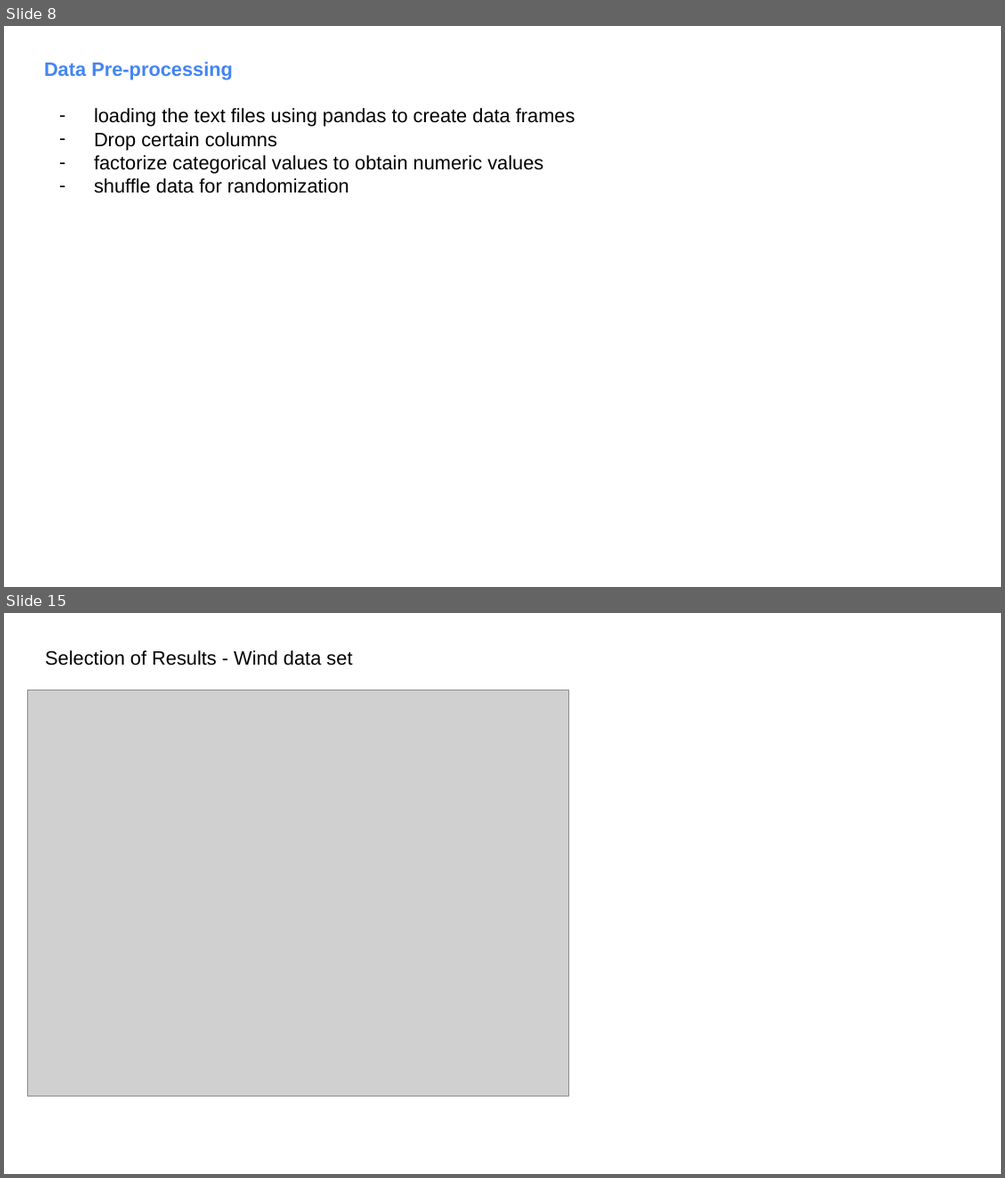
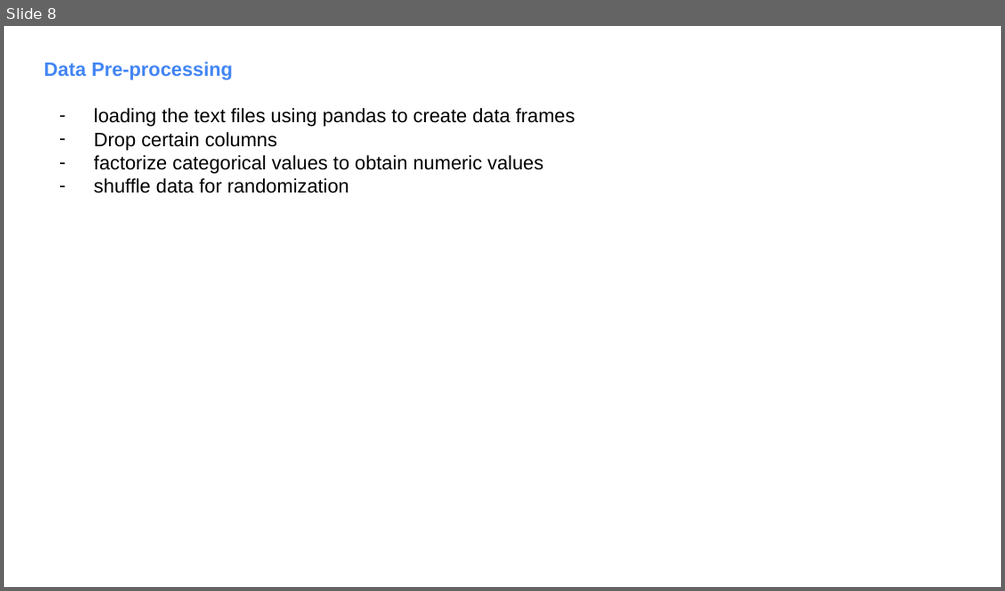
Before and after one commit to fambrogi/MachineLearning, a slide deck: ex_3/Slides_ML_3.pptx. Shown one above the other, each under a label of ours: slides 8 and 15 before the commit, slide 8 after it; the slides between them are not shown. The pictures are 1005x1178 and 1005x591 pixels, drawn with LibreOffice and Linux fonts; fonts in the diff are those of the drawing; grey boxes stand for pictures. Boxes give left, top, right and bottom in pixels: in the first picture for what was removed or moved away, otherwise in the second. Text is boxed around its words. In the diff, an @@ line names an element or a change of style, - is before the commit and + after.

Commit message:
Added results to presentation

```diff
--- a/ex_3/Slides_ML_3.pptx
+++ b/ex_3/Slides_ML_3.pptx
@@ slide 15 removed at box(4, 613, 1001, 1174), background #FFFFFF @@
@@ text removed at box(45, 650, 352, 666) @@
-Selection of Results - Wind data set
@@ picture removed at box(28, 690, 569, 1096) @@
```
Also in this commit, not shown: 1 slide changed, 7 slides added, 4 other slides removed, 16 other files.
